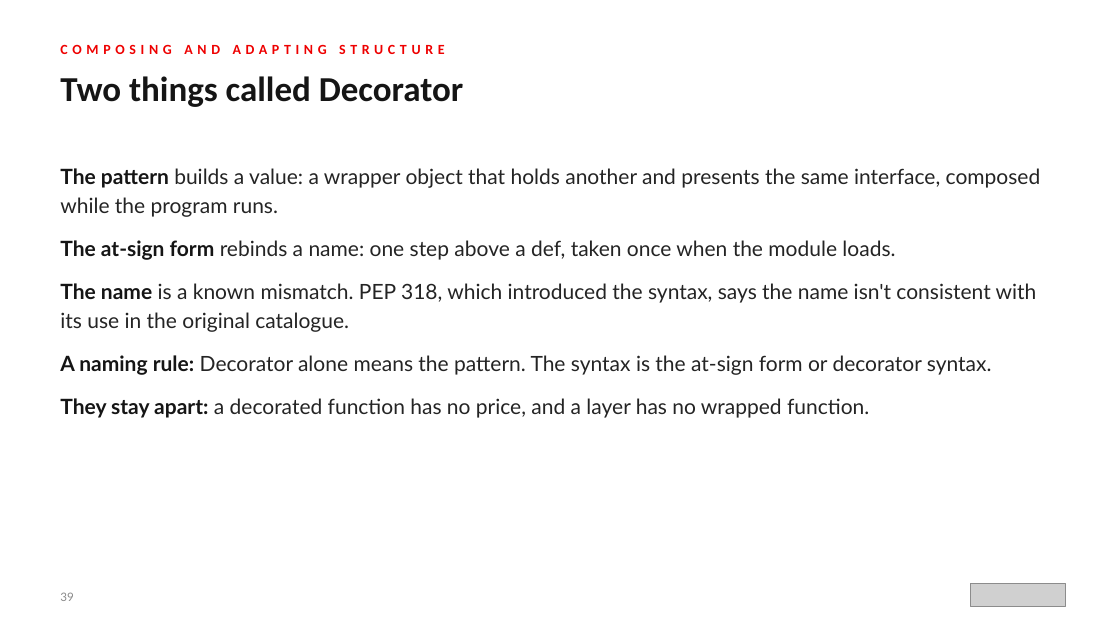
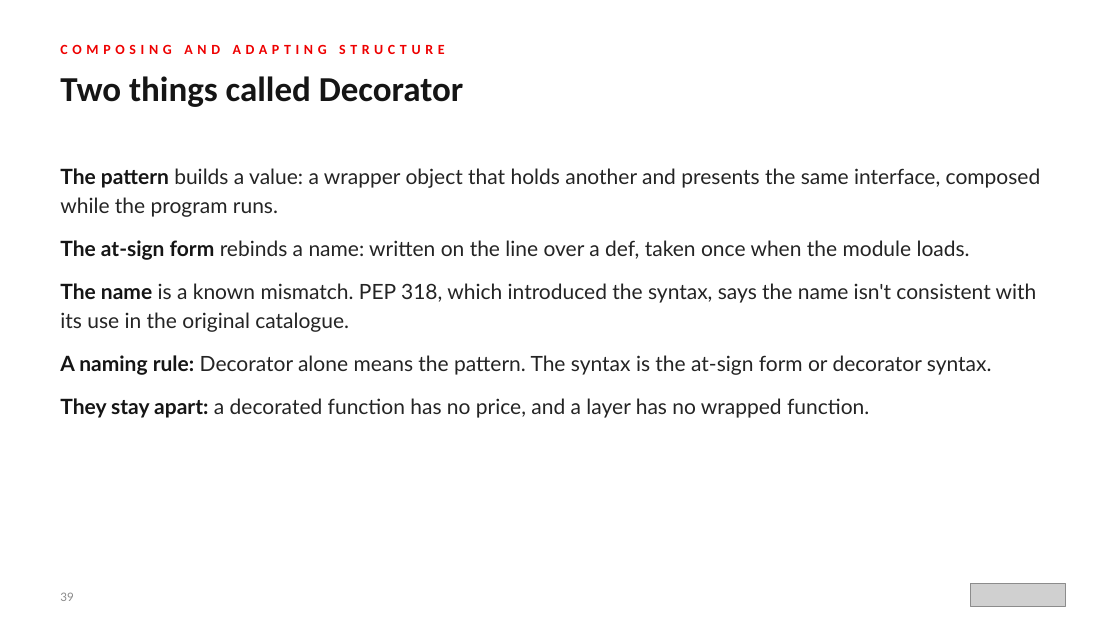
Before and after one commit to patterncatalyst/design-patterns-with-python, a slide deck: slide 39 of presentation/design-patterns-with-python-101-patterns-and-solid.pptx. Drawn at 1120x630 pixels with LibreOffice and Linux fonts; fonts in the diff are those of the drawing; grey boxes stand for pictures. Boxes give left, top, right and bottom in pixels: in the first picture for what was removed or moved away, otherwise in the second. Text is boxed around its words. In the diff, an @@ line names an element or a change of style, - is before the commit and + after.

```diff
--- a/presentation/design-patterns-with-python-101-patterns-and-solid.pptx
+++ b/presentation/design-patterns-with-python-101-patterns-and-solid.pptx
@@ text at bbox=[60, 240, 970, 260]: text changed @@
-● The at-sign form rebinds a name: one step above a def, taken once when the module loads.
+● The at-sign form rebinds a name: written on the line over a def, taken once when the module loads.
```
Also in this commit, not shown: 11 other slides changed, 9 other files.
